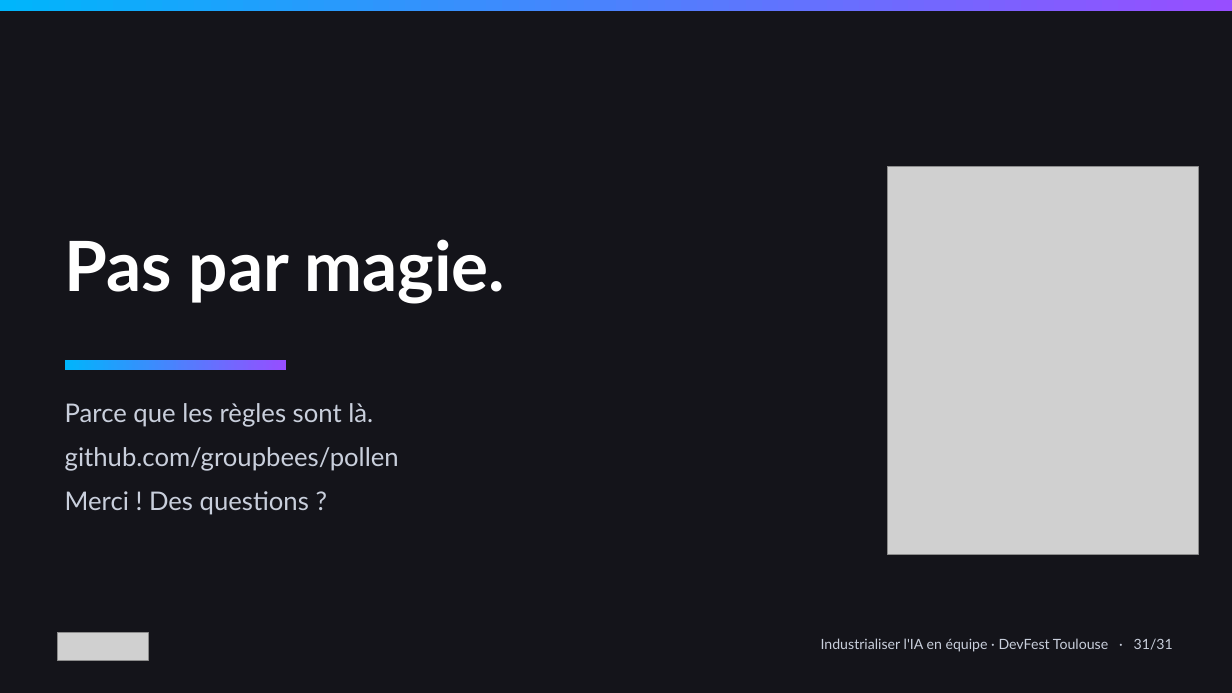
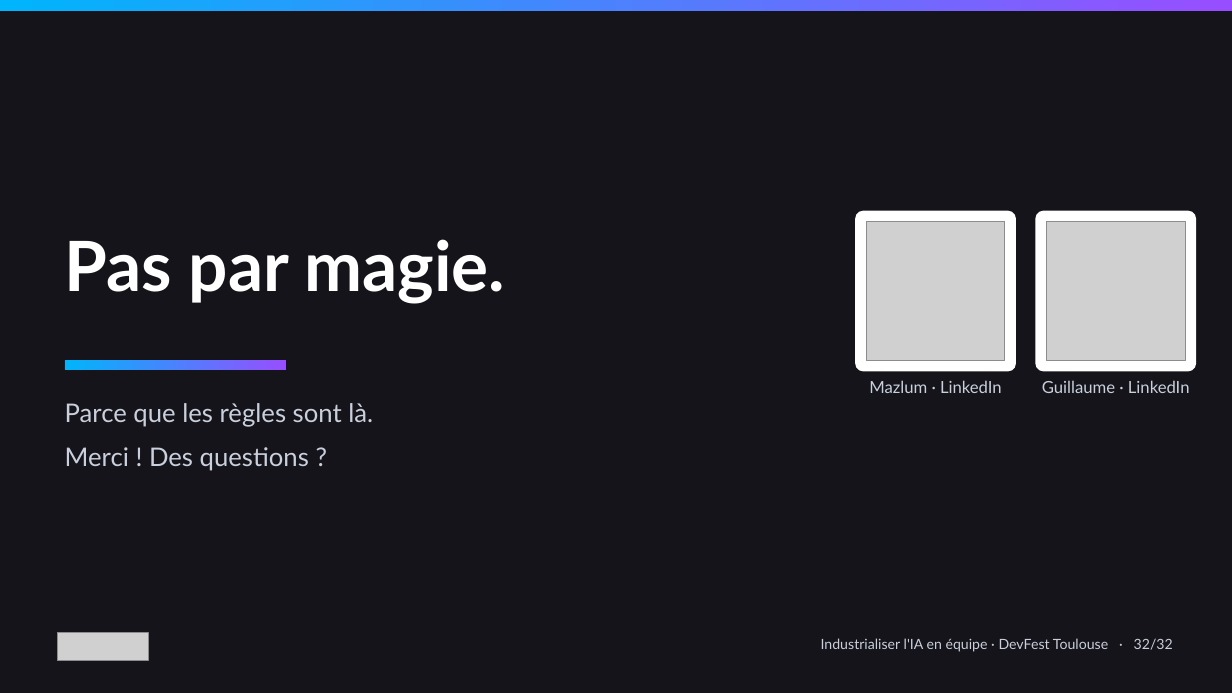
Before and after one commit to tosun-si/claude-skills-team-industrialisation, a slide deck: slide 33 of talks/slides/talk_devfest_skills.pptx (slide 32 before the commit). Drawn at 1232x693 pixels with LibreOffice and Linux fonts; fonts in the diff are those of the drawing; grey boxes stand for pictures. Boxes give left, top, right and bottom in pixels: in the first picture for what was removed or moved away, otherwise in the second. Text is boxed around its words. In the diff, an @@ line names an element or a change of style, - is before the commit and + after.

Commit message:
Slide « Essayez-le » et QR de fin : feedback, LinkedIn des speakers
- Nouvelle slide 32 (type links) : QR pollen et QR skills-gitlab,
  catalogue public rangé par domaines, commande d'installation
- Slide de fin : FEEDBACK_QR en grand (None tant que DevFest n'a pas
  fourni le sien), LinkedIn de Mazlum et Guillaume en petit
- build_cloud_nord.sh remplace FEEDBACK_QR par OpenFeedback
- Dialogue et déroulé passés à 33 slides, antisèche régénérée

```diff
--- a/talks/slides/talk_devfest_skills.pptx
+++ b/talks/slides/talk_devfest_skills.pptx
@@ picture removed at (887, 166, 1199, 555) @@
@@ rounded rectangle added at (856, 211, 1017, 372), fill #FFFFFF @@
@@ picture added at (867, 222, 1006, 360) @@
@@ rounded rectangle added at (1036, 211, 1197, 372), fill #FFFFFF @@
@@ picture added at (1046, 222, 1185, 360) @@
@@ text added at (869, 380, 1002, 393), 13 pt, text #C9CFDC @@
+Mazlum · LinkedIn
@@ text added at (1042, 380, 1190, 393), 13 pt, text #C9CFDC @@
+Guillaume · LinkedIn
@@ text at (65, 447, 399, 471): paragraph removed @@
-github.com/groupbees/pollen
@@ text at (821, 638, 1173, 652): text changed @@
-Industrialiser l'IA en équipe · DevFest Toulouse · 31/31
+Industrialiser l'IA en équipe · DevFest Toulouse · 32/32
```
Also in this commit, not shown: 30 other slides changed, 1 slide added, 10 other files.
